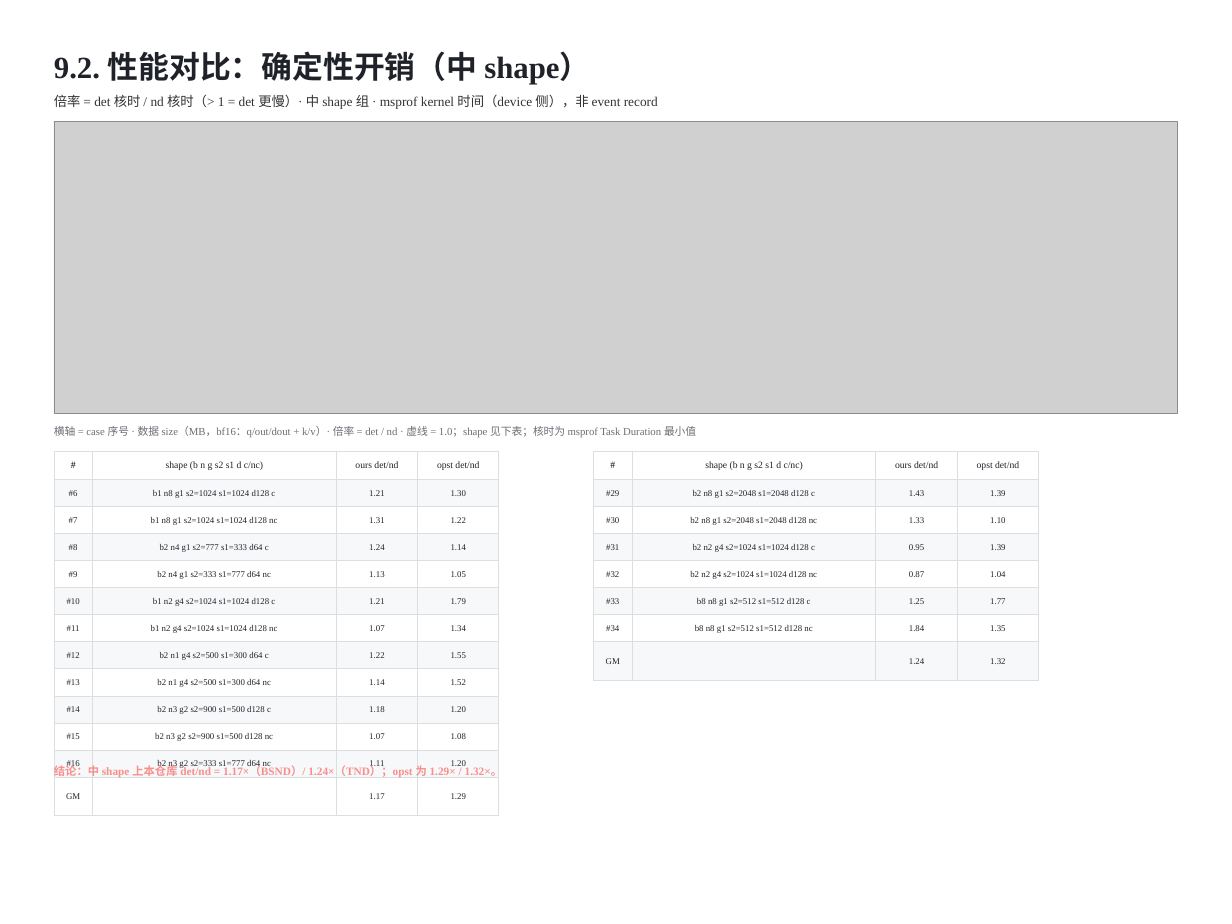
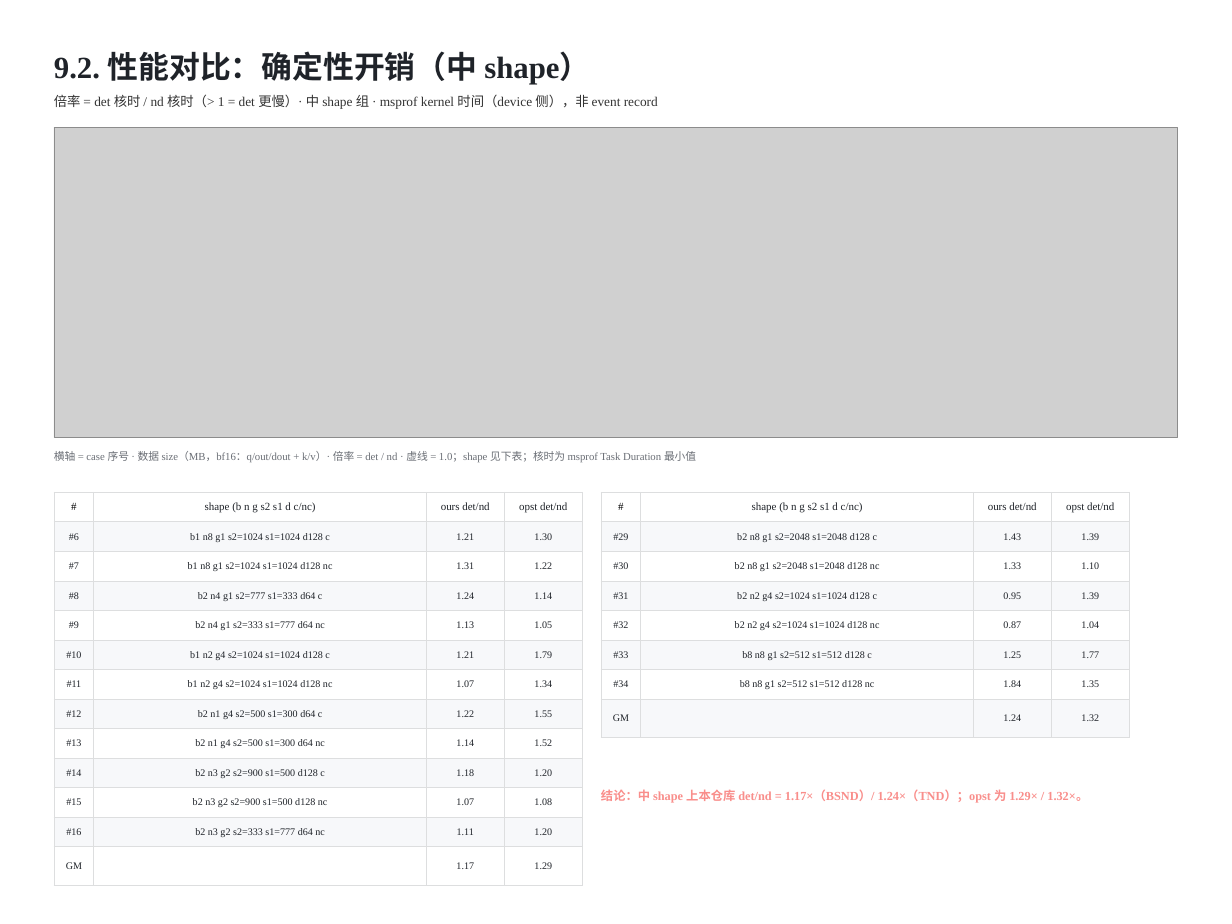
Before and after one commit to guomc9/SeeTen, a slide deck: slide 20 of cases/flash-attention-det-accum/out/v3-index-schedules.pptx. Drawn at 1232x924 pixels with LibreOffice and Linux fonts; fonts in the diff are those of the drawing; grey boxes stand for pictures. Boxes give left, top, right and bottom in pixels: in the first picture for what was removed or moved away, otherwise in the second. Text is boxed around its words. In the diff, an @@ line names an element or a change of style, - is before the commit and + after.

Commit message:
case(flash-attention-det-accum): fill the perf pages, raise figure dpi, split the detail page
- Per-size pages: adaptive layout (figure 4.2-6.0 in tall, table rows up to
  0.46 in) so the figure and the two per-layout tables fill the page; the gap
  between the figure and the tables is now explicit (0.34 in) and the
  conclusion sits under the shorter column instead of leaving a blank band.
- perf_figure is rendered at dpi=320 (was 200).
- 9.10 全矩阵明细 is split into two pages (9.10 BSND, 9.11 TND) with row
  height up to 0.72 in and larger type.
- Deck is 29 pages; 0 layout/cell/gap issues, check_case ALL PASS,
  verify_demo clean.

```diff
--- a/cases/flash-attention-det-accum/out/v3-index-schedules.pptx
+++ b/cases/flash-attention-det-accum/out/v3-index-schedules.pptx
@@ picture: place and size @@
-picture at [54,121,1177,413]
+picture at [54,127,1177,438]
@@ text "横轴 = case 序号 · ...": place and size @@
-text "横轴 = case 序号 · ..." at [54,426,696,438]
+text "横轴 = case 序号 · ..." at [54,451,696,463]
@@ table at [54,492,582,877] @@
@@ size 9.4 to 10.7 pt in "#", "shape (b n g s2 s1 d ...", "ours det/nd", "opst det/nd" @@
@@ size 8.6 to 9.8 pt @@
@@ table: place and size @@
-table at [54,452,499,803]
+table at [54,492,582,877]
@@ table at [601,492,1129,729] @@
@@ size 9.4 to 10.7 pt in "#", "shape (b n g s2 s1 d ...", "ours det/nd", "opst det/nd" @@
@@ size 8.6 to 9.8 pt in "#29", "b2 n8 g1 s2=2048 s1=2048 d128 c", "1.43", "1.39" and 23 more places @@
@@ table: place and size @@
-table at [593,452,1038,668]
+table at [601,492,1129,729]
@@ text "结论：中 shape 上本仓库 det/nd = ...": place and size @@
-text "结论：中 shape 上本仓库 det/nd = ..." at [54,763,503,777]
+text "结论：中 shape 上本仓库 det/nd = ..." at [601,789,1088,803]
@@ text "结论：中 shape 上本仓库 det/nd = ..." at [601,789,1088,803]: size 11 to 12 pt @@
```
Also in this commit, not shown: 9 other slides changed, 1 slide added, 3 other files.
